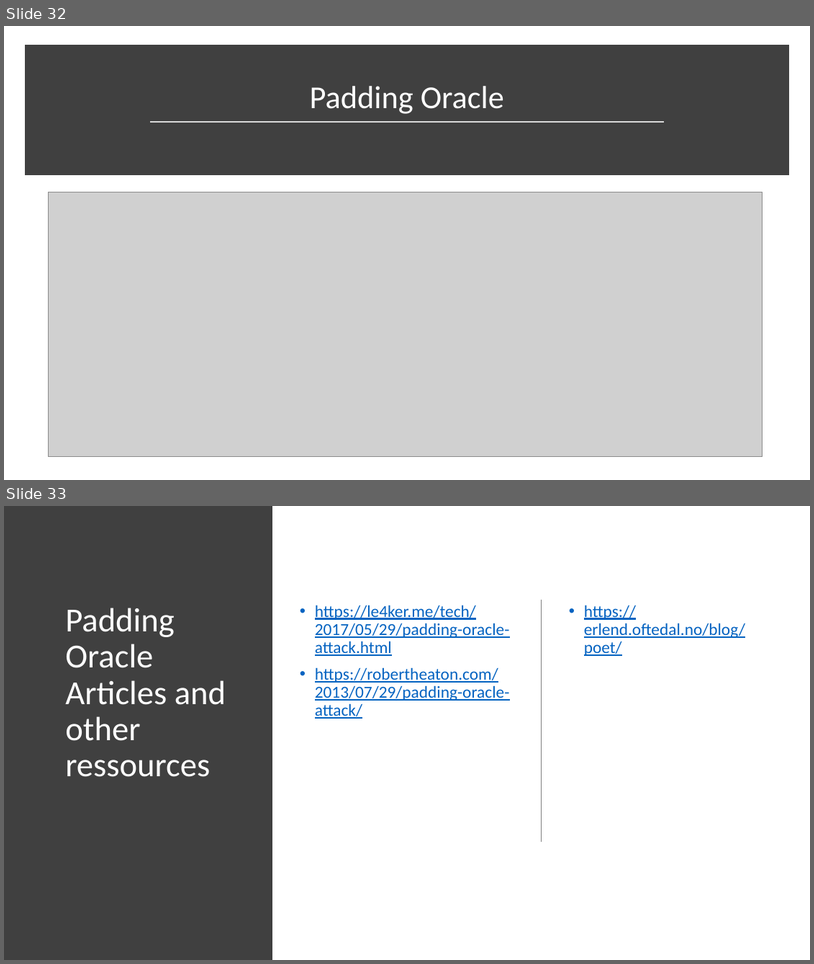
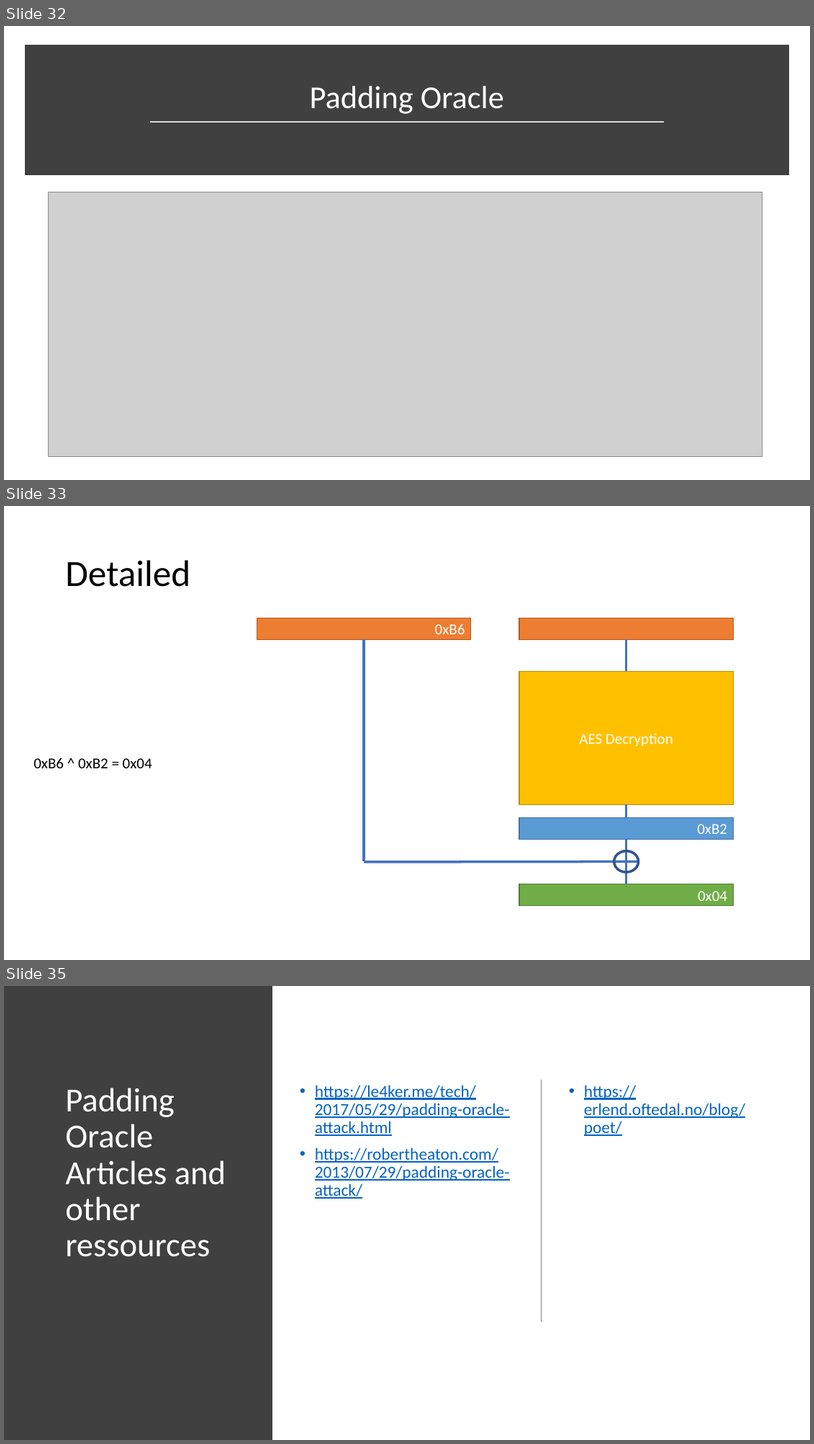
Before and after one commit to DoZ10/crypto, a slide deck: Breaking AES like a Bowsss !.pptx. Shown one above the other, each under a label of ours: slides 32 and 33 before the commit, slides 32, 33 and 35 after it; the slides between them are not shown. The pictures are 814x964 and 814x1444 pixels, drawn with LibreOffice and Linux fonts; fonts in the diff are those of the drawing; grey boxes stand for pictures. Boxes give left, top, right and bottom in pixels: in the first picture for what was removed or moved away, otherwise in the second. Text is boxed around its words. In the diff, an @@ line names an element or a change of style, - is before the commit and + after.

```diff
--- a/Breaking AES like a Bowsss !.pptx
+++ b/Breaking AES like a Bowsss !.pptx
@@ slide 33 added at [4, 506, 810, 960], background #FFFFFF @@
@@ title added at [65, 560, 190, 587], 44 pt, text #000000 @@
+Detailed
@@ rectangle added at [257, 618, 471, 640], fill #ED7D31, outline #AF5C24 1 pt, 18 pt, text #FFFFFF @@
+0xB6
@@ rectangle added at [520, 618, 733, 640], fill #ED7D31, outline #AF5C24 1 pt @@
@@ line added from (364, 640) to (364, 861), #4472C4 3 pt @@
@@ line added from (627, 640) to (627, 671), #4472C4 3 pt @@
@@ rectangle added at [520, 671, 733, 804], fill #FFC000, outline #BD8E00 1 pt, 18 pt, text #FFFFFF @@
+AES Decryption
@@ text added at [34, 757, 152, 768], 18 pt, text #000000 @@
+0xB6 ^ 0xB2 = 0x04
@@ line added from (627, 804) to (627, 883), #4472C4 3 pt @@
@@ rectangle added at [520, 818, 733, 839], fill #5B9BD5, outline #43739E 1 pt, 18 pt, text #FFFFFF @@
+0xB2
@@ ellipse added at [615, 851, 638, 872], outline #325491 3 pt @@
@@ line added from (364, 862) to (639, 861), #4472C4 3 pt @@
@@ rectangle added at [520, 883, 733, 906], fill #70AD47, outline #538035 1 pt, 18 pt, text #FFFFFF @@
+0x04
@@ what was slide 33 is now slide 35 @@
```
Also in this commit, not shown: 3 slides changed, 1 other slide added, 3 other files.
